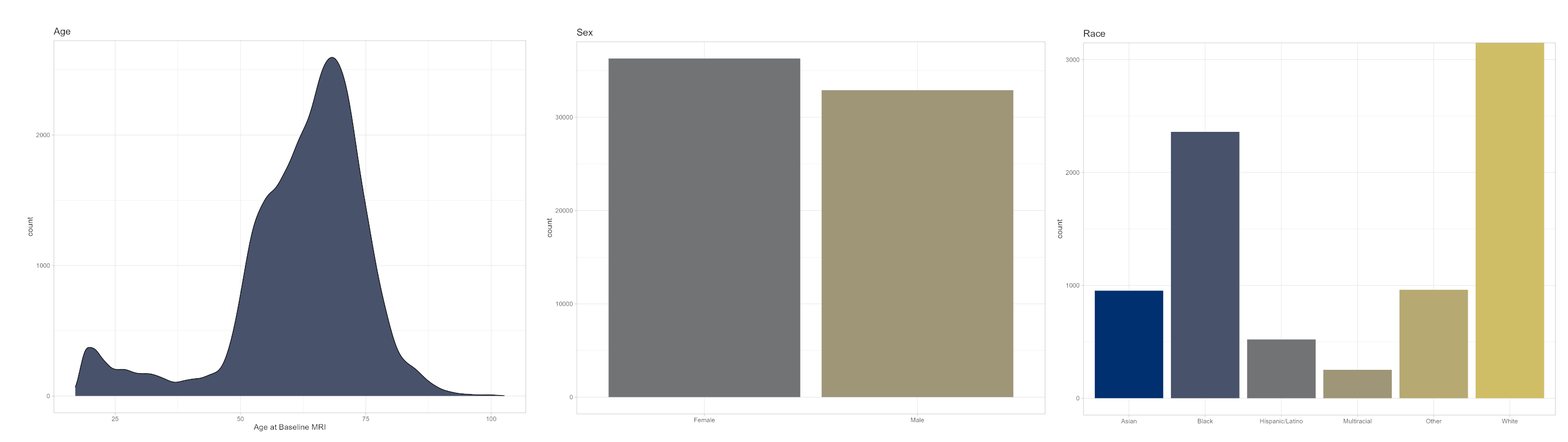
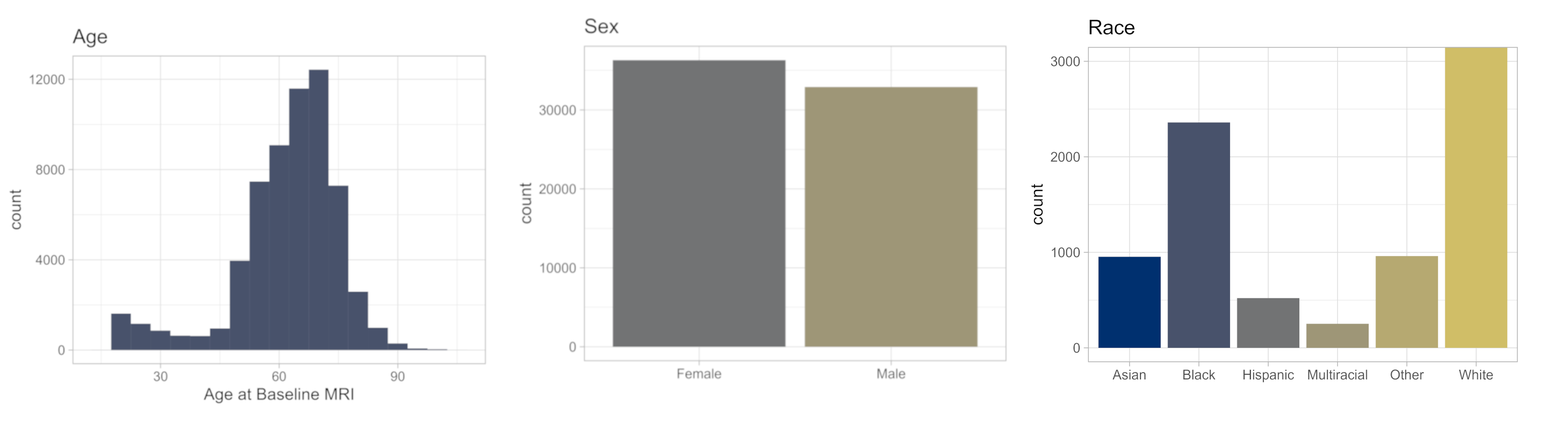
Two versions of the same layered image (1568 x 442). Layer-by-layer changes:
moved "Plot_Race.png" above "Plot_Sex.png", painted on it over bbox(1021, 19, 1557, 425)
painted on "Plot_Sex.png" over bbox(509, 17, 1046, 422)
painted on "Plot_Age.png" over bbox(8, 27, 530, 431)
